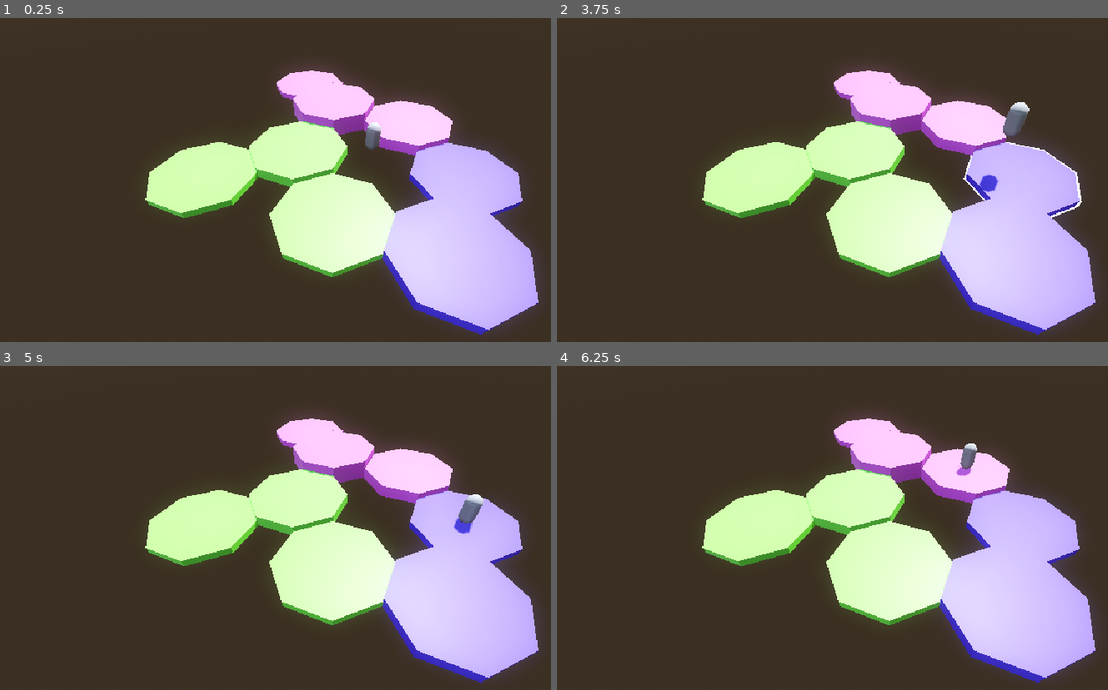
Above: before the commit, frames 1-4 (two rows, left to right).
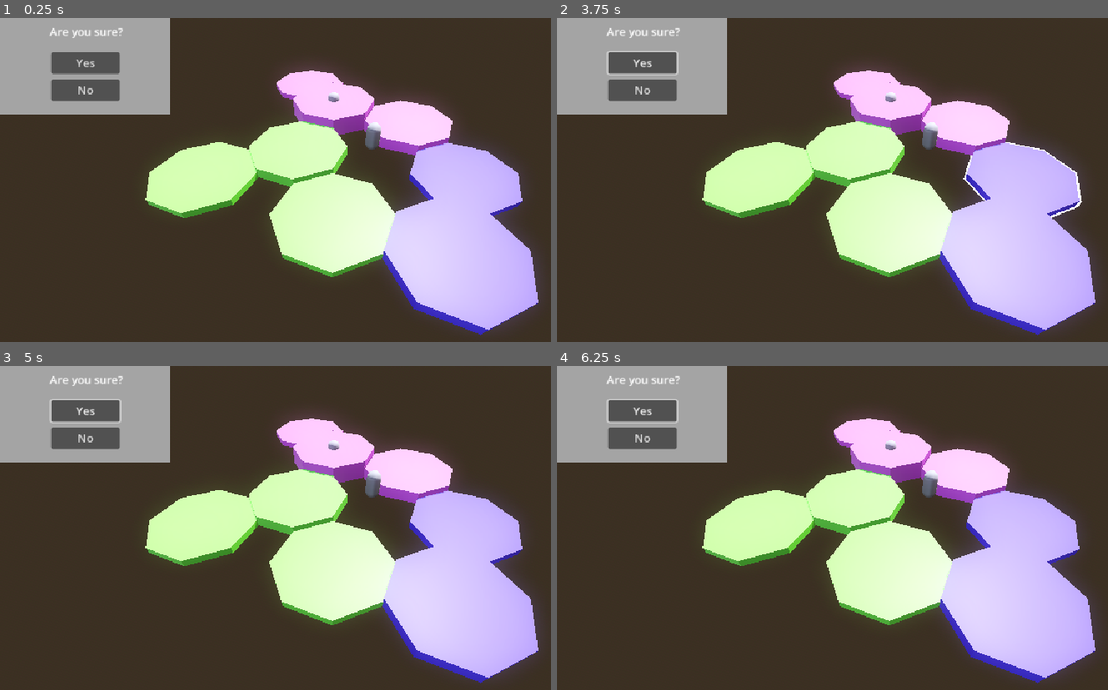
Above: after the commit, the same moments.

Repository: zlounsberry/OatsBrackeysJam2025
Game: Godot game, scene res://scenes/main.tscn
The game is run twice, just before and just after one commit, with the same random seed, the same clock (stepped at 60 frames per second) and the same inputs.
Inputs (mouse positions are in pixels of both pictures, inside the frame that each line leads up to):
- Up to frame 1 (0.25 s): no input
- Up to frame 2 (3.75 s): click (639, 63) at 0.5 s, where only the run after the commit has a clickable "Yes"; click (639, 89) at 1.25 s, where only the run after the commit has a clickable "No"; click (639, 63) at 2 s, where only the run after the commit has a clickable "Yes"; click (639, 63) at 2.75 s, where only the run after the commit has a clickable "Yes"; tap Enter at 3.5 s; move the mouse to (1036, 186) at 3.52 s; press the mouse at (1036, 186) at 3.53 s
- Up to frame 3 (5 s): move the mouse to (198, 573) at 4.27 s; release the mouse at (198, 573) at 4.28 s; click (198, 573) at 4.35 s
- Up to frame 4 (6.25 s): tap Space at 5 s; move the mouse to (959, 469) at 5.02 s; press the mouse at (959, 469) at 5.03 s; move the mouse to (854, 628) at 5.77 s; release the mouse at (854, 628) at 5.78 s; click (854, 628) at 5.85 s

The runs differ from the first frame. In frame 1, 9.3% of the frame differs, in the area x 0-62%, y 0-30%; in frame 2, 9.9%, in the area x 0-86%, y 0-54%; in frame 3, 9.8%; in frame 4, 9.7%.

Commit message:
working on game states

Diff:
--- a/oatsbrackeysjam2025/project.godot
+++ b/oatsbrackeysjam2025/project.godot
@@ -14,6 +14,10 @@
 run/main_scene="uid://p6j7jv8tuhyu"
 config/features=PackedStringArray("4.4", "Mobile")
 config/icon="res://icon.svg"
+
+[autoload]
+
+GameState="*res://scripts/globals/game_state.gd"
 
 [display]
 
--- /dev/null
+++ b/oatsbrackeysjam2025/scenes/confirm_menu.tscn
@@ -0,0 +1,40 @@
+[gd_scene load_steps=2 format=3 uid="uid://cxrq0y8oacs2e"]
+
+[ext_resource type="Script" uid="uid://dwweykrl11x7x" path="res://scripts/confirm_menu.gd" id="1_uqm3v"]
+
+[node name="ConfirmMenu" type="Node2D"]
+script = ExtResource("1_uqm3v")
+
+[node name="ColorRect" type="ColorRect" parent="."]
+anchors_preset = -1
+anchor_right = 0.267
+anchor_bottom = 0.233
+offset_right = 244.0
+offset_bottom = 138.0
+color = Color(0.641934, 0.641934, 0.641934, 1)
+
+[node name="Confirm" type="Button" parent="."]
+offset_left = 73.0
+offset_top = 49.0
+offset_right = 172.0
+offset_bottom = 80.0
+text = "Yes"
+
+[node name="Deny" type="Button" parent="."]
+offset_left = 73.0
+offset_top = 88.0
+offset_right = 172.0
+offset_bottom = 119.0
+text = "No"
+
+[node name="Label" type="Label" parent="."]
+offset_left = 28.0
+offset_top = 8.0
+offset_right = 220.0
+offset_bottom = 31.0
+text = "Are you sure?"
+horizontal_alignment = 1
+vertical_alignment = 1
+
+[connection signal="pressed" from="Confirm" to="." method="_on_confirm_pressed"]
+[connection signal="pressed" from="Deny" to="." method="_on_deny_pressed"]
--- /dev/null
+++ b/oatsbrackeysjam2025/scenes/hud.tscn
@@ -0,0 +1,11 @@
+[gd_scene load_steps=3 format=3 uid="uid://bp3uca8anltpu"]
+
+[ext_resource type="PackedScene" uid="uid://cxrq0y8oacs2e" path="res://scenes/confirm_menu.tscn" id="1_ahhtf"]
+[ext_resource type="Script" uid="uid://b8goq67pxid8j" path="res://scripts/hud.gd" id="1_oo0fn"]
+
+[node name="HUD" type="CanvasLayer"]
+script = ExtResource("1_oo0fn")
+
+[node name="ConfirmMenu" parent="." instance=ExtResource("1_ahhtf")]
+
+[connection signal="player_selected_yes" from="ConfirmMenu" to="." method="_on_confirm_menu_player_selected_yes"]
--- a/oatsbrackeysjam2025/scenes/main.tscn
+++ b/oatsbrackeysjam2025/scenes/main.tscn
@@ -1,8 +1,10 @@
-[gd_scene load_steps=7 format=3 uid="uid://p6j7jv8tuhyu"]
+[gd_scene load_steps=9 format=3 uid="uid://p6j7jv8tuhyu"]
 
 [ext_resource type="Script" uid="uid://csg3ewm43obn5" path="res://scripts/main.gd" id="1_o5qli"]
 [ext_resource type="PackedScene" uid="uid://bdg1r1l2nq1n3" path="res://scenes/map.tscn" id="2_0wfyh"]
 [ext_resource type="PackedScene" uid="uid://btla7125qo0jb" path="res://scenes/army.tscn" id="3_sugp2"]
+[ext_resource type="PackedScene" uid="uid://cxrq0y8oacs2e" path="res://scenes/confirm_menu.tscn" id="4_jyhfs"]
+[ext_resource type="PackedScene" uid="uid://bp3uca8anltpu" path="res://scenes/hud.tscn" id="5_tbgi4"]
 
 [sub_resource type="ProceduralSkyMaterial" id="ProceduralSkyMaterial_sugp2"]
 sky_horizon_color = Color(0.662243, 0.671743, 0.686743, 1)
@@ -29,7 +31,13 @@
 
 [node name="Map" parent="." instance=ExtResource("2_0wfyh")]
 
-[node name="Army" parent="." instance=ExtResource("3_sugp2")]
+[node name="Army0" parent="." instance=ExtResource("3_sugp2")]
 transform = Transform3D(1, 0, 0, 0, 1, 0, 0, 0, 1, 2.76084, 0.533266, 6.04989)
 
+[node name="ConfirmMenu" parent="." instance=ExtResource("4_jyhfs")]
+visible = false
+
+[node name="HUD" parent="." instance=ExtResource("5_tbgi4")]
+
 [connection signal="clicked_this_tile" from="Map" to="." method="_on_map_clicked_this_tile"]
+[connection signal="player_confirmed" from="HUD" to="." method="_on_hud_player_confirmed"]
--- a/oatsbrackeysjam2025/scripts/classes/army.gd
+++ b/oatsbrackeysjam2025/scripts/classes/army.gd
@@ -1,5 +1,9 @@
 extends Node3D
 class_name Army
+
+signal movement_complete
+
+@export var army_id: int = 0
 
 
 func move_to_new_space(new_position: Vector3) -> void:
@@ -10,3 +14,5 @@
 	var vtween: Tween = create_tween().set_ease(Tween.EASE_OUT).set_trans(Tween.TRANS_EXPO).set_parallel(false)
 	vtween.tween_property(self, "global_position:y", 3, 0.5)
 	vtween.tween_property(self, "global_position:y", new_position.y, 0.5)
+	await htween.finished
+	movement_complete
--- /dev/null
+++ b/oatsbrackeysjam2025/scripts/confirm_menu.gd
@@ -0,0 +1,11 @@
+extends CanvasLayer
+
+signal player_selected_yes(is_yes: bool)
+
+
+func _on_confirm_pressed() -> void:
+	player_selected_yes.emit(true)
+
+
+func _on_deny_pressed() -> void:
+	player_selected_yes.emit(false)
--- /dev/null
+++ b/oatsbrackeysjam2025/scripts/globals/game_state.gd
@@ -0,0 +1,10 @@
+extends Node
+
+enum PLAYER_IDS {
+	PLAYER_1,
+	PLAYER_2,
+	PLAYER_3,
+	PLAYER_4,
+}
+
+@export var number_of_players: int = 1
--- /dev/null
+++ b/oatsbrackeysjam2025/scripts/hud.gd
@@ -0,0 +1,7 @@
+extends CanvasLayer
+
+signal player_confirmed(is_yes: bool)
+
+
+func _on_confirm_menu_player_selected_yes(is_yes: bool) -> void:
+	player_confirmed.emit(is_yes)
--- a/oatsbrackeysjam2025/scripts/main.gd
+++ b/oatsbrackeysjam2025/scripts/main.gd
@@ -1,8 +1,52 @@
 extends Node3D
 
-func _move_player(player, position):
-	pass
+const ARMY = preload("res://scenes/army.tscn")
+
+enum STATE_MACHINE {
+	DISABLED,
+	SELECTING_START,
+	CONFIRMING_START,
+	SELECTING_IN_GAME,
+	CONFIRMING_IN_GAME,
+	TRANSITIONING,
+	GAME_OVER,
+}
+
+signal player_confirmed(is_yes: bool)
+
+#@onready var current_state: int = STATE_MACHINE.DISABLED
+@onready var current_state: int = STATE_MACHINE.SELECTING_IN_GAME # For testing confirm button
+@onready var current_player_turn: int = GameState.PLAYER_IDS.PLAYER_1
+
+func _ready():
+	for player_value in GameState.number_of_players:
+		var new_army: Army = ARMY.instantiate()
+		new_army.name = str("Army", player_value)
+		add_child(new_army)
+	current_state = STATE_MACHINE.SELECTING_START
+
+
+func _show_confirm_menu():
+	$HUD/ConfirmMenu.show()
+
+
+func _hide_confirm_menu():
+	$HUD/ConfirmMenu.hide()
 
 
 func _on_map_clicked_this_tile(tile_position: Vector3) -> void:
-	$Army.move_to_new_space(tile_position)
+	if not current_state == STATE_MACHINE.SELECTING_IN_GAME:
+		return
+	current_state = STATE_MACHINE.CONFIRMING_IN_GAME
+	_show_confirm_menu()
+	var confirmed: bool = await player_confirmed
+	if confirmed:
+		get_node(str("Army", current_player_turn)).move_to_new_space(tile_position)
+		current_state = STATE_MACHINE.TRANSITIONING
+		await get_node(str("Army", current_player_turn)).movement_complete
+	else:
+		pass
+
+
+func _on_hud_player_confirmed(is_yes: bool) -> void:
+	player_confirmed.emit(is_yes)
Not shown, added: oatsbrackeysjam2025/scripts/confirm_menu.gd.uid
Not shown, added: oatsbrackeysjam2025/scripts/globals/game_state.gd.uid
Not shown, added: oatsbrackeysjam2025/scripts/hud.gd.uid
